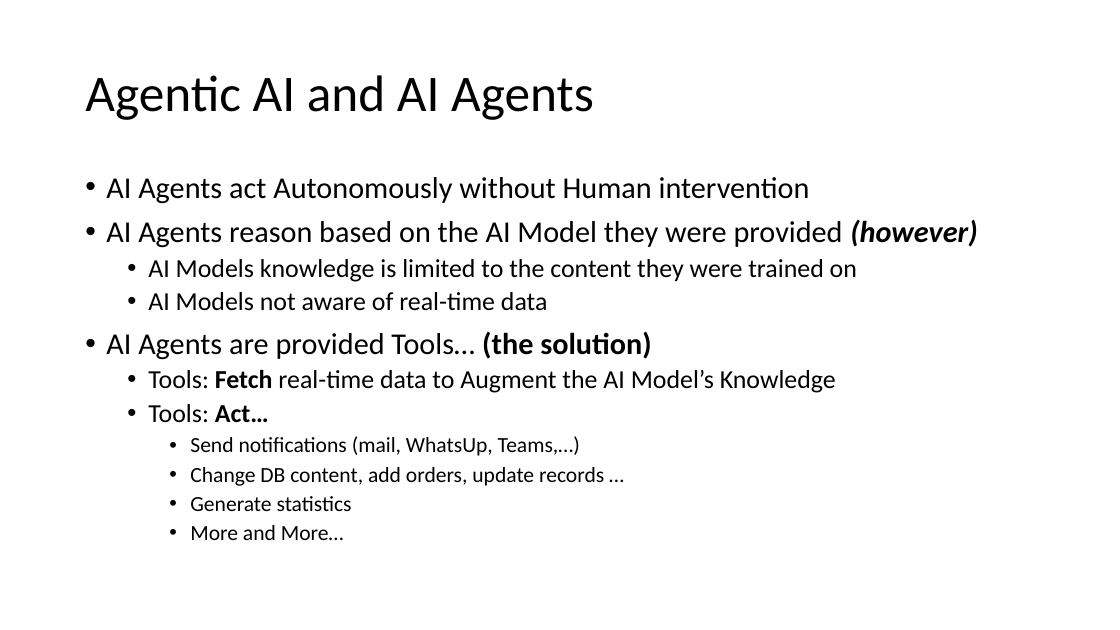
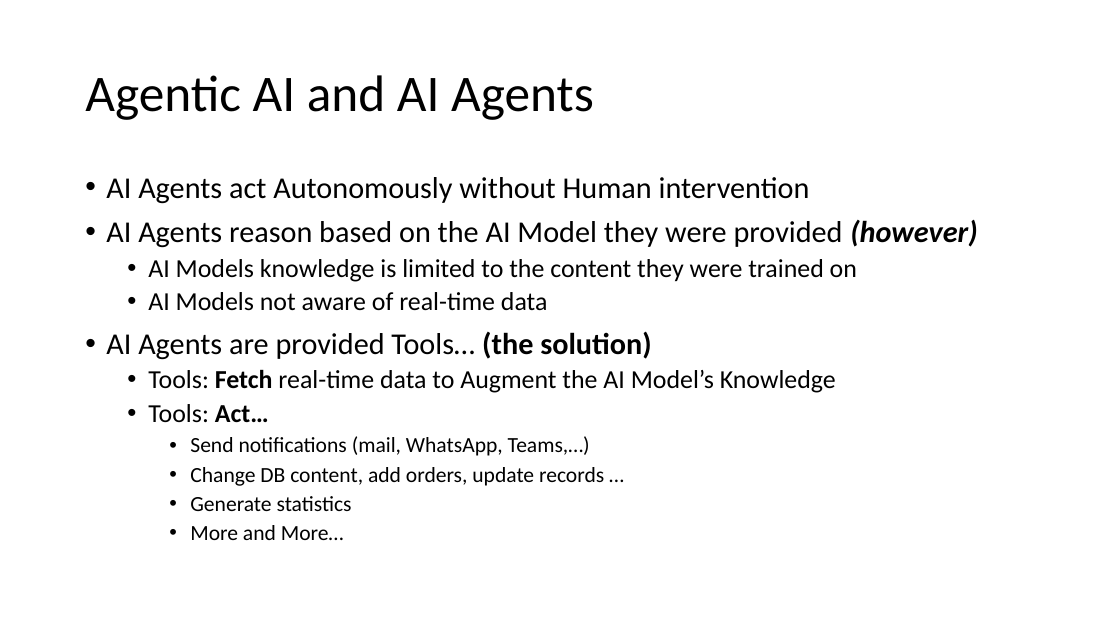
Before and after one commit to agilesolutions/agilesolutions.github.io, a slide deck: slide 3 of ppt/ai-trader.pptx. Drawn at 1120x630 pixels with LibreOffice and Linux fonts; fonts in the diff are those of the drawing. Boxes give left, top, right and bottom in pixels: in the first picture for what was removed or moved away, otherwise in the second. Text is boxed around its words. In the diff, an @@ line names an element or a change of style, - is before the commit and + after.

```diff
--- a/ppt/ai-trader.pptx
+++ b/ppt/ai-trader.pptx
@@ text at <box>190,436,590,456</box>: text changed @@
-    • Send notifications (mail, WhatsUp, Teams,…)
+    • Send notifications (mail, WhatsApp, Teams,…)
```
Also in this commit, not shown: 1 other slide changed, 2 other files.
